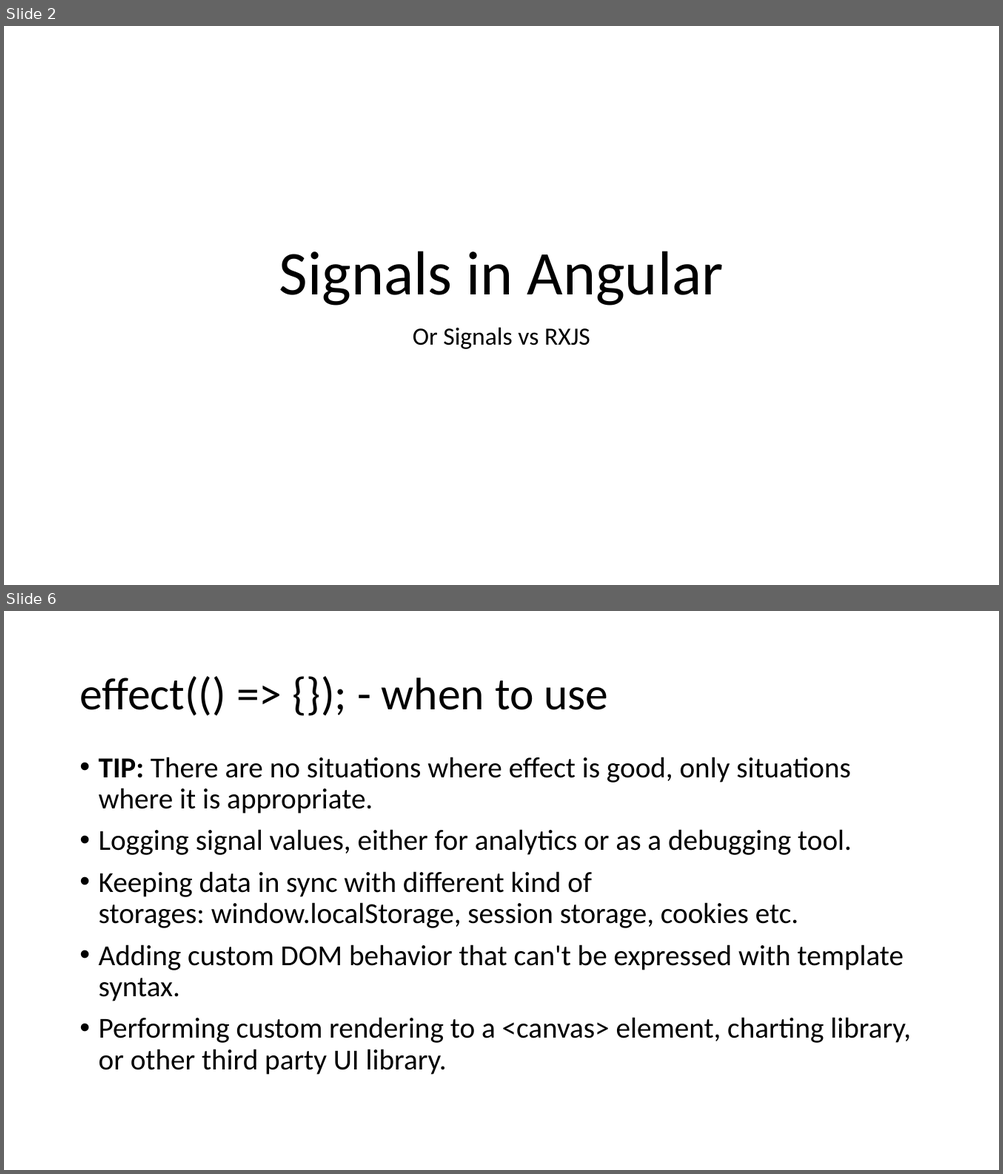
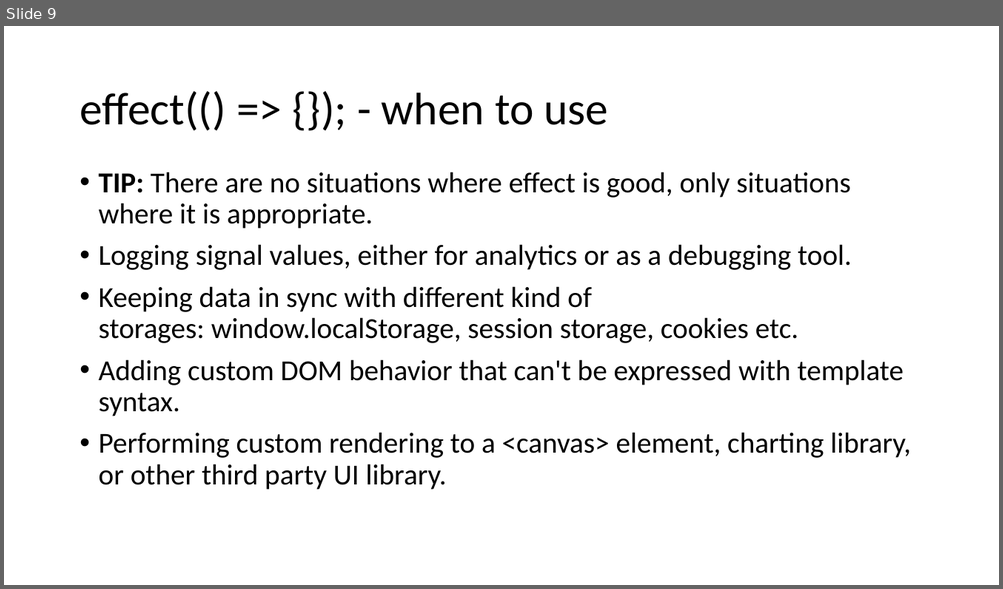
Before and after one commit to Trolejbus/AngularSignalsKnowledgeShare, a slide deck: Signals in Angular.pptx. Shown one above the other, each under a label of ours: slides 2 and 6 before the commit, slide 9 after it; the slides between them are not shown. The pictures are 1003x1174 and 1003x589 pixels, drawn with LibreOffice and Linux fonts; fonts in the diff are those of the drawing. Boxes give left, top, right and bottom in pixels: in the first picture for what was removed or moved away, otherwise in the second. Text is boxed around its words. In the diff, an @@ line names an element or a change of style, - is before the commit and + after.

```diff
--- a/Signals in Angular.pptx
+++ b/Signals in Angular.pptx
@@ slide 2 removed at (x1=4, y1=26, x2=999, y2=585), background #FFFFFF @@
@@ title removed at (x1=279, y1=251, x2=723, y2=306) @@
-Signals in Angular
@@ subtitle removed at (x1=412, y1=327, x2=590, y2=349) @@
-Or Signals vs RXJS
@@ what was slide 6 is now slide 9 @@
```
Also in this commit, not shown: 10 slides changed, 1 other slide removed, 2 other files.
